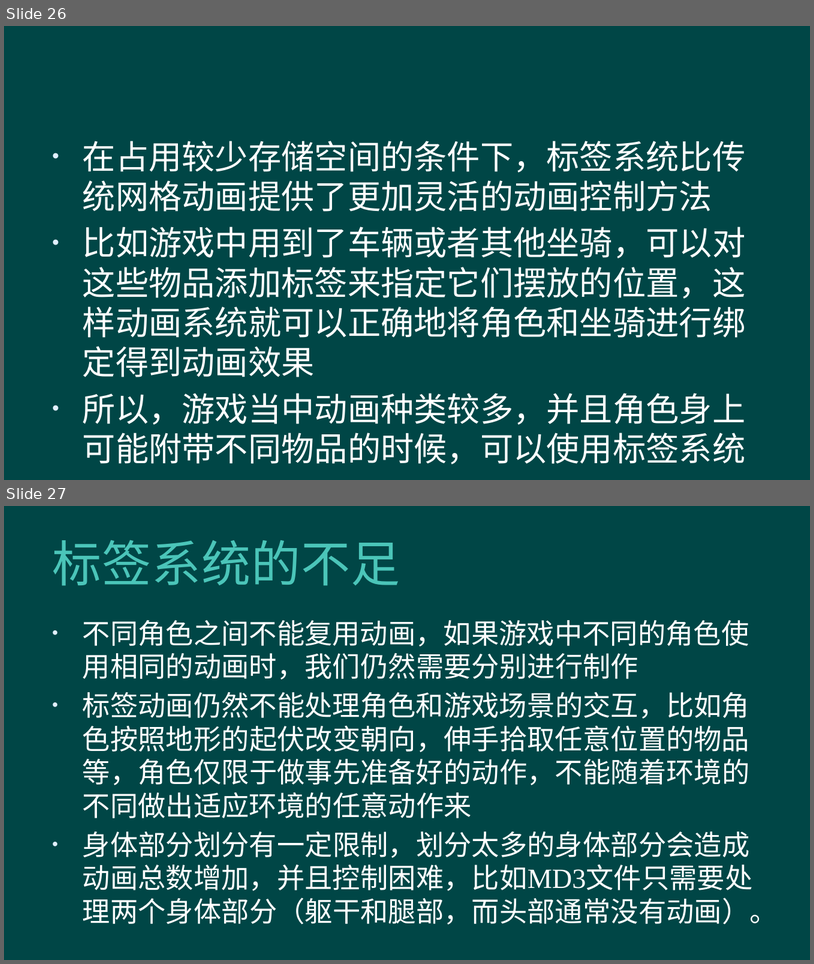
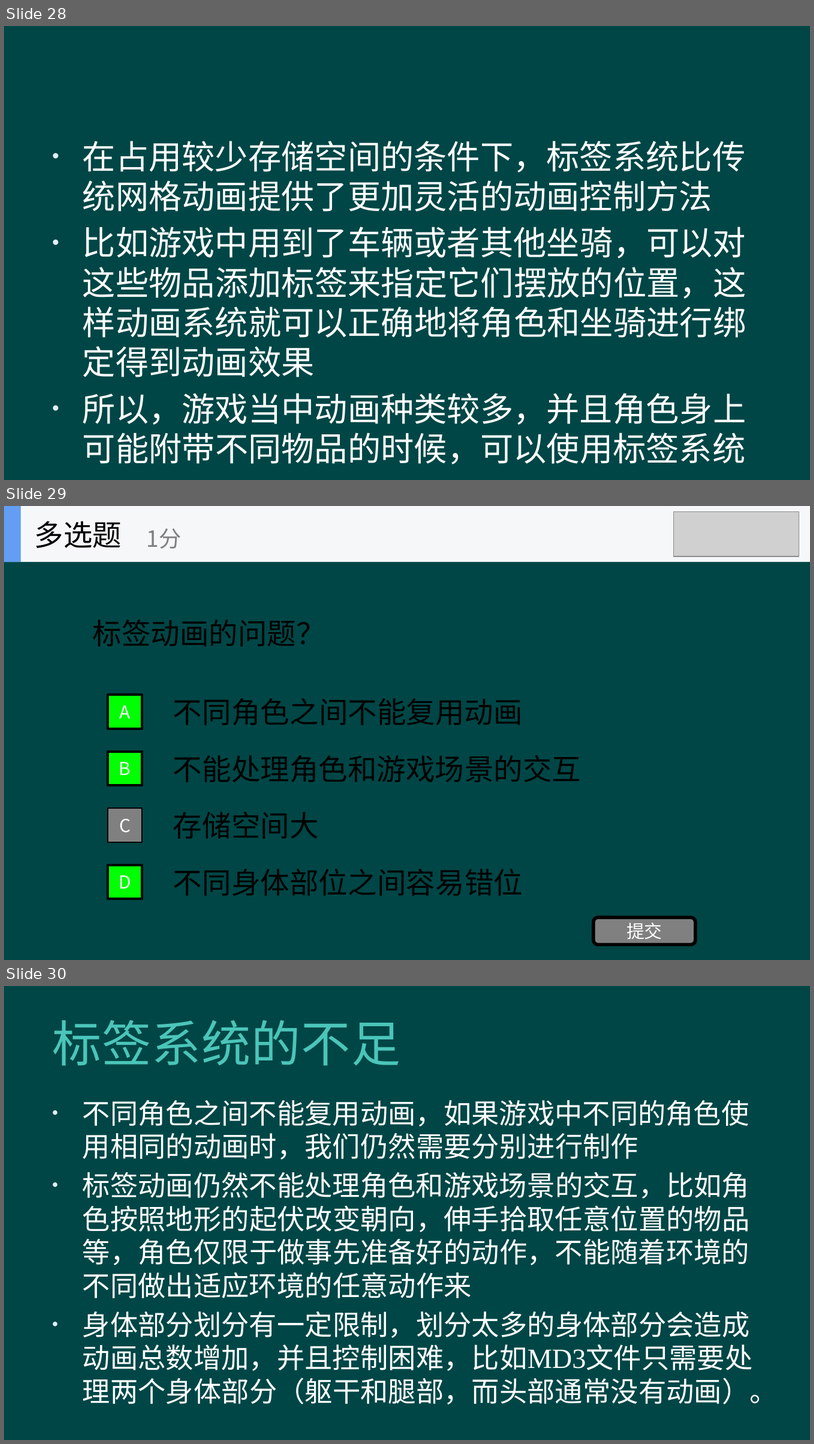
Before and after one commit to hanhonglei/Course_GameEngine, a slide deck: Slides/Principle/3 角色动画/3 角色动画.pptx. Shown one above the other, each under a label of ours: slides 26 and 27 before the commit, slides 28, 29 and 30 after it. The pictures are 814x964 and 814x1444 pixels, drawn with LibreOffice and Linux fonts; fonts in the diff are those of the drawing; grey boxes stand for pictures; background and template pictures are left out. Boxes give left, top, right and bottom in pixels: in the first picture for what was removed or moved away, otherwise in the second. Text is boxed around its words. In the diff, an @@ line names an element or a change of style, - is before the commit and + after.

```diff
--- a/Slides/Principle/3 角色动画/3 角色动画.pptx
+++ b/Slides/Principle/3 角色动画/3 角色动画.pptx
@@ slide 29 added at <box>4,506,810,960</box>, background #004646 @@
@@ picture added at <box>674,511,800,557</box> @@
@@ group added at <box>4,506,810,562</box>: 2 rectangles, 2 texts @@
+多选题
+1分
@@ text added at <box>93,619,326,646</box>, 26 pt, text #000000 @@
+标签动画的问题？
@@ rectangle added at <box>108,694,142,729</box>, fill #00FF00, outline #000000 2 pt, 16 pt, text #FFFFFF @@
+A
@@ text added at <box>173,698,523,725</box>, 26 pt, text #000000 @@
+不同角色之间不能复用动画
@@ rectangle added at <box>108,751,142,785</box>, fill #00FF00, outline #000000 2 pt, 16 pt, text #FFFFFF @@
+B
@@ text added at <box>173,755,581,782</box>, 26 pt, text #000000 @@
+不能处理角色和游戏场景的交互
@@ rectangle added at <box>108,808,142,841</box>, fill #808080, outline #000000 1 pt, 16 pt, text #FFFFFF @@
+C
@@ text added at <box>173,811,319,838</box>, 26 pt, text #000000 @@
+存储空间大
@@ rectangle added at <box>108,865,142,899</box>, fill #00FF00, outline #000000 2 pt, 16 pt, text #FFFFFF @@
+D
@@ text added at <box>173,868,523,895</box>, 26 pt, text #000000 @@
+不同身体部位之间容易错位
@@ rounded rectangle added at <box>593,917,696,945</box>, fill #808080, outline #000000 3 pt, 16 pt, text #FFFFFF @@
+提交
@@ what was slide 26 is now slide 28 @@
@@ what was slide 27 is now slide 30 @@
```
Also in this commit, not shown: 1 slide changed, 5 other slides added, 18 other files.
